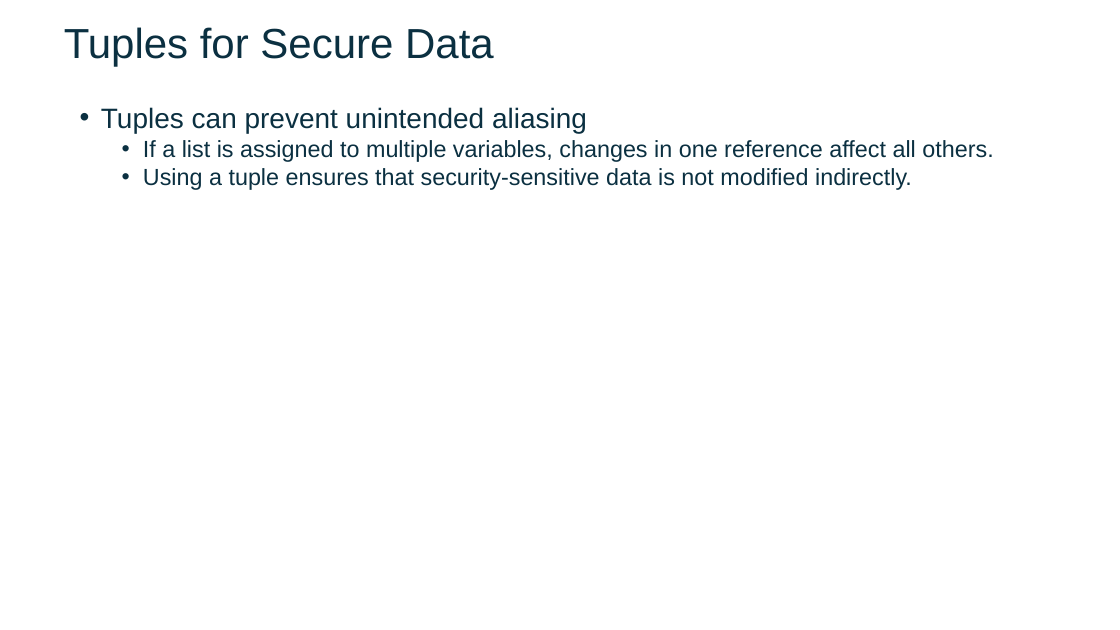
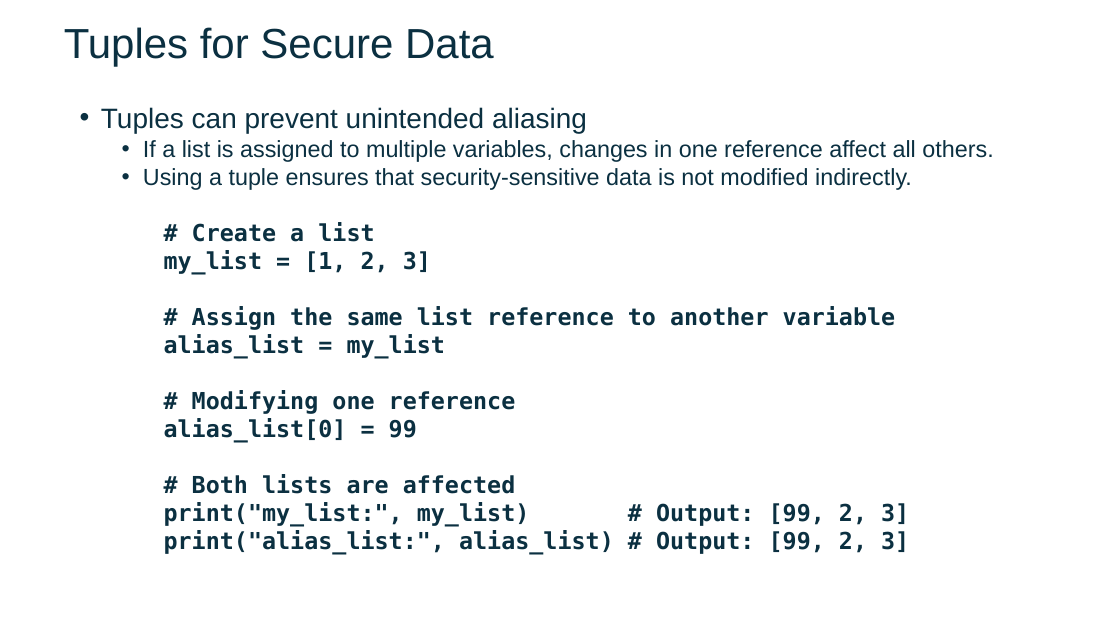
Before and after one commit to FSCJ-FacultyDev/SWC-Columbus-2025, a slide deck: slide 7 of Slides-Day2.pptx (slide 9 before the commit). Drawn at 1120x630 pixels with LibreOffice and Linux fonts; fonts in the diff are those of the drawing; background and template pictures are left out. Boxes give left, top, right and bottom in pixels: in the first picture for what was removed or moved away, otherwise in the second. Text is boxed around its words. In the diff, an @@ line names an element or a change of style, - is before the commit and + after.

Commit message:
3/15

```diff
--- a/Slides-Day2.pptx
+++ b/Slides-Day2.pptx
@@ text at [164, 222, 909, 555]: paragraphs added @@
+# Create a list
+my_list = [1, 2, 3]
+# Assign the same list reference to another variable
+alias_list = my_list
+# Modifying one reference
+alias_list[0] = 99
+# Both lists are affected
+print("my_list:", my_list) # Output: [99, 2, 3]
+print("alias_list:", alias_list) # Output: [99, 2, 3]
```
Also in this commit, not shown: 6 slides added.
